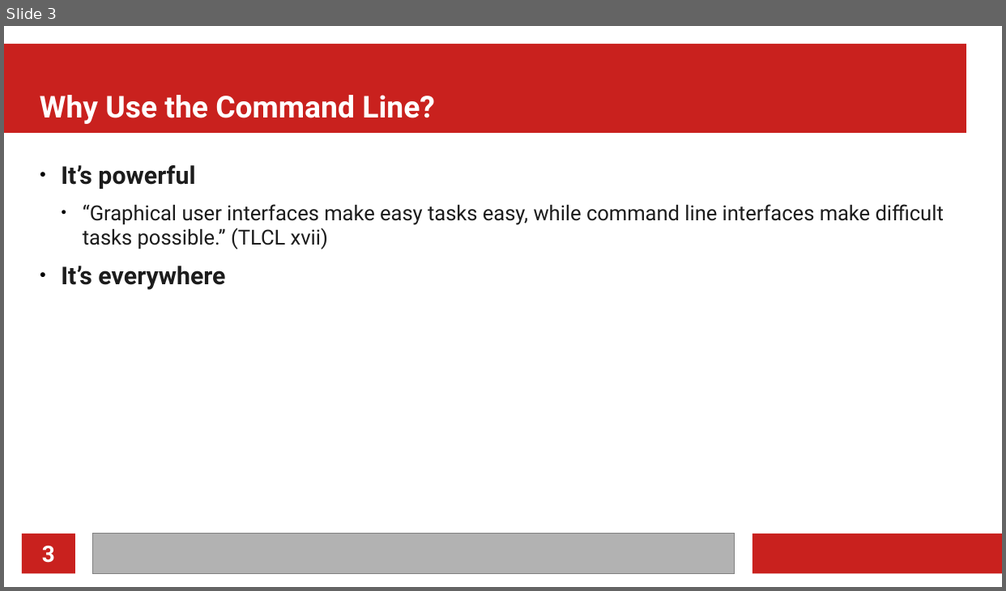
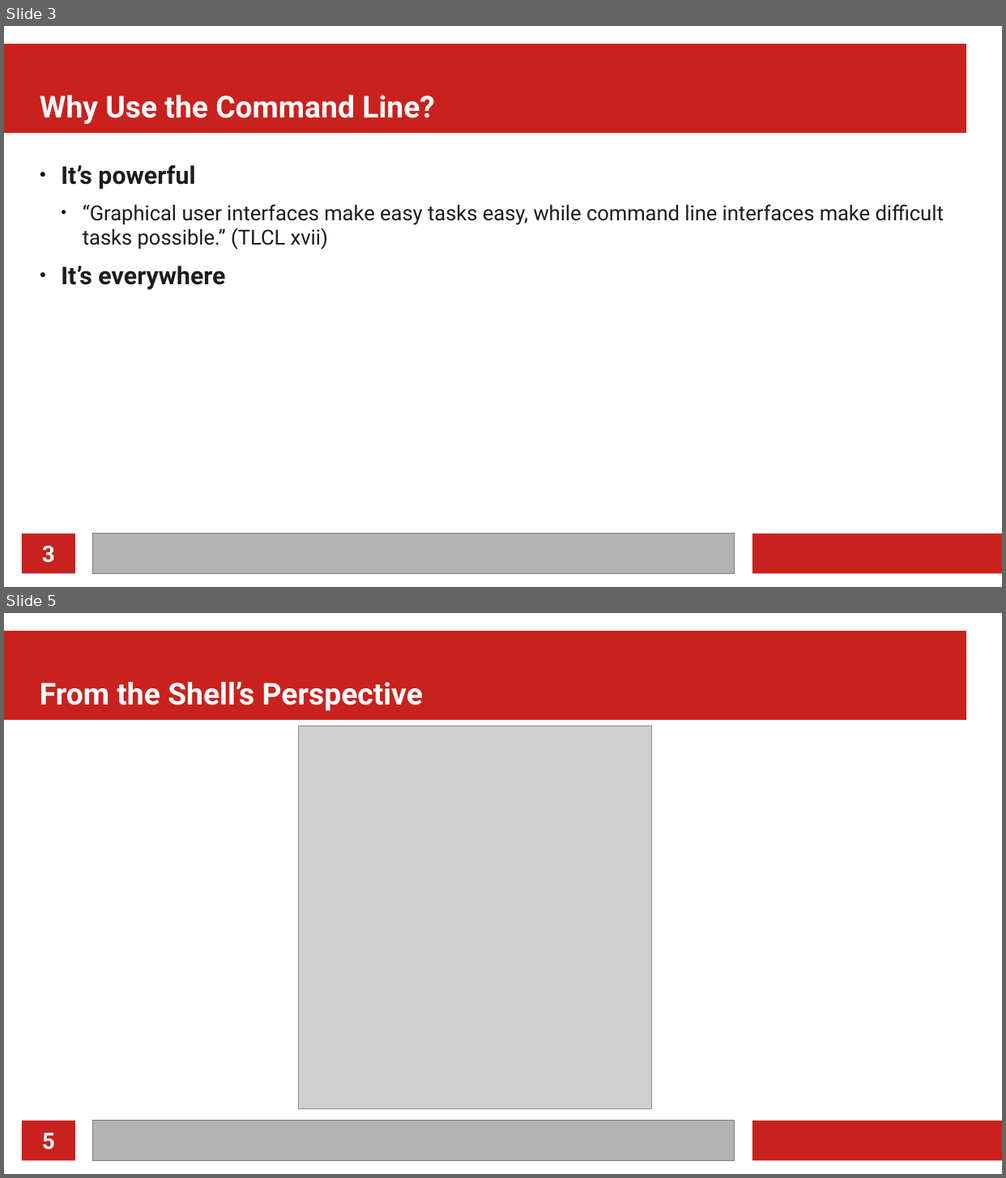
Before and after one commit to MarkusG/UCI-Slides, a slide deck: CLI.odp. Shown one above the other, each under a label of ours: slide 3 before the commit, slides 3 and 5 after it; the slides between them are not shown. The pictures are 1006x591 and 1006x1178 pixels, drawn with LibreOffice and Linux fonts; fonts in the diff are those of the drawing; grey boxes stand for pictures. Boxes give left, top, right and bottom in pixels: in the first picture for what was removed or moved away, otherwise in the second. Text is boxed around its words. In the diff, an @@ line names an element or a change of style, - is before the commit and + after.

```diff
--- a/CLI.odp
+++ b/CLI.odp
@@ slide 5 added at box(4, 613, 1002, 1174), background #FFFFFF; not listed: 4 template elements that a slide beside it also shows @@
@@ title added at box(40, 682, 423, 711), 24 pt, text #FFFFFF, bold @@
+From the Shell’s Perspective
@@ picture added at box(298, 726, 652, 1110) @@
@@ page number added at box(42, 1133, 55, 1150), 18 pt, text #FFFFFF, bold @@
+5
```
Also in this commit, not shown: 4 slides changed, 5 other slides added, 1 other file.
